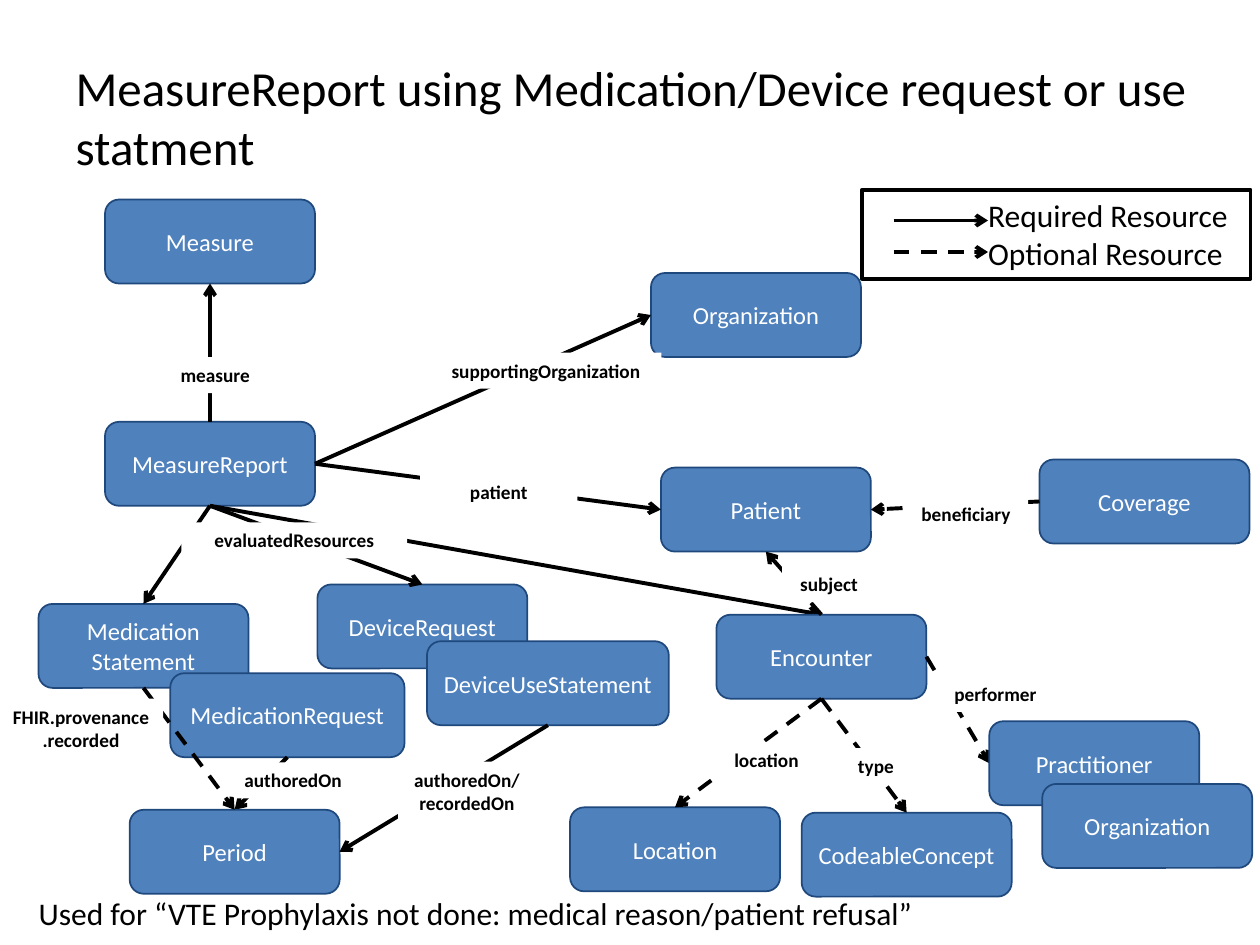
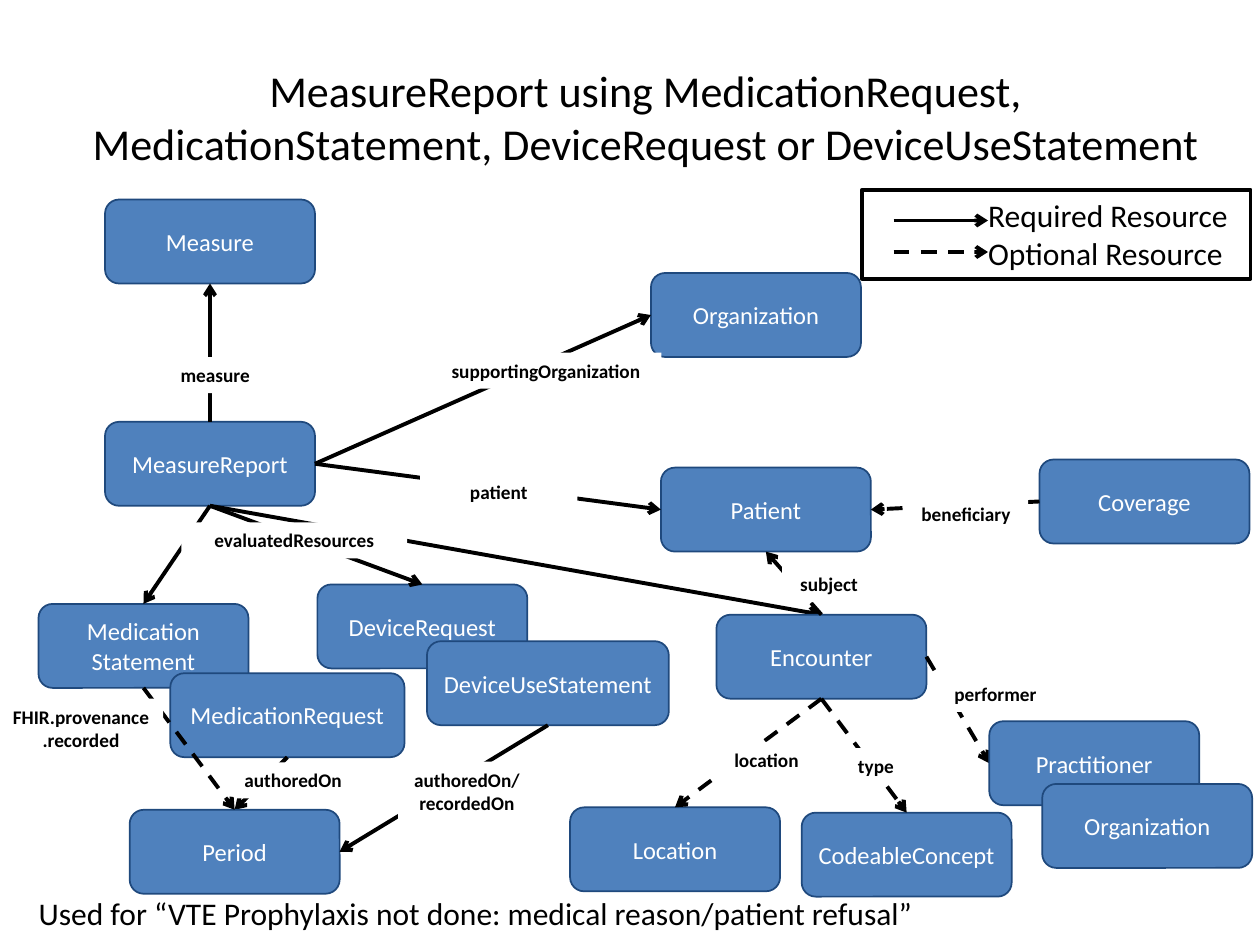
Before and after one commit to HL7/davinci-deqm, a slide deck: slide 16 of source/pages/assets/images/source/DEQM Resource Diagram - VTE.pptx. Drawn at 1260x945 pixels with LibreOffice and Linux fonts; fonts in the diff are those of the drawing. Boxes give left, top, right and bottom in pixels: in the first picture for what was removed or moved away, otherwise in the second. Text is boxed around its words. In the diff, an @@ line names an element or a change of style, - is before the commit and + after.

```diff
--- a/source/pages/assets/images/source/DEQM Resource Diagram - VTE.pptx
+++ b/source/pages/assets/images/source/DEQM Resource Diagram - VTE.pptx
@@ title at <box>93,76,1198,167</box>: text changed; size 28 to 25.2 pt @@
-MeasureReport using Medication/Device request or use statment
+MeasureReport using MedicationRequest, MedicationStatement, DeviceRequest or DeviceUseStatement
```
Also in this commit, not shown: 5 other slides changed, 7 other files.
